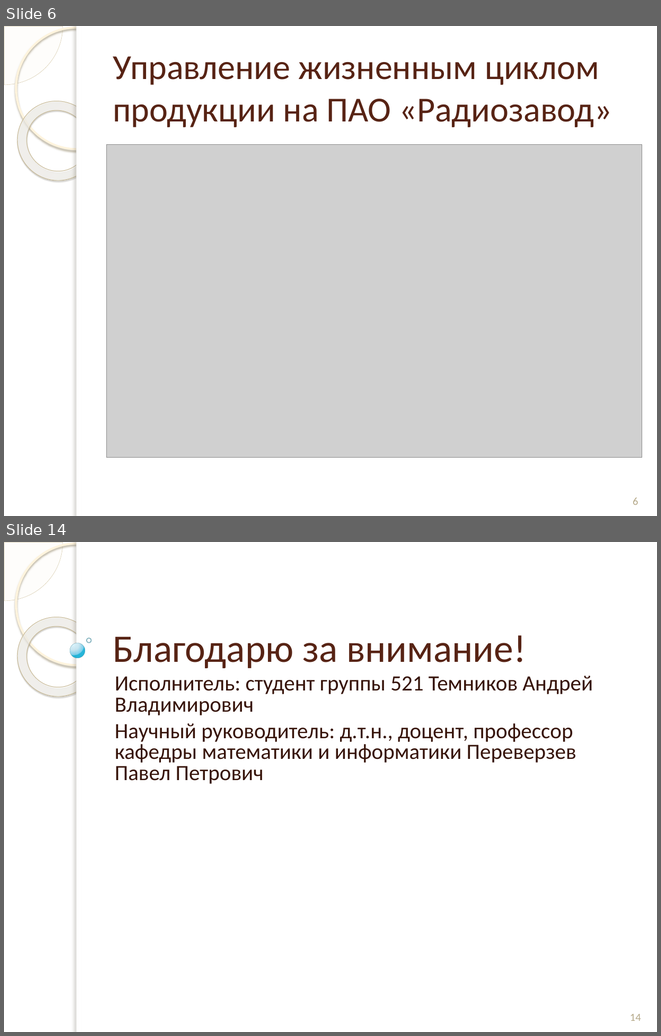
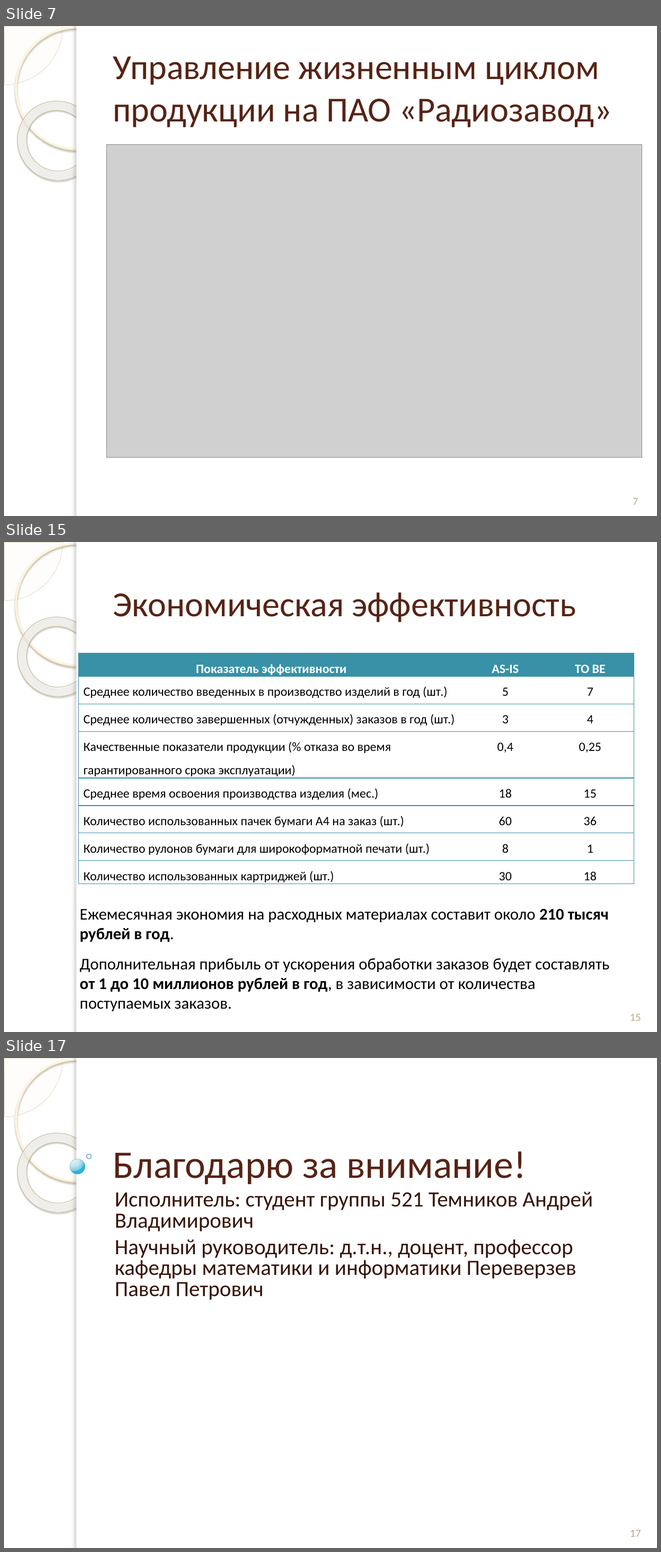
Before and after one commit to andreytemn/university, a slide deck: diplom/Темников раздатки к диплому.pptx. Shown one above the other, each under a label of ours: slides 6 and 14 before the commit, slides 7, 15 and 17 after it; the slides between them are not shown. The pictures are 661x1036 and 661x1552 pixels, drawn with LibreOffice and Linux fonts; fonts in the diff are those of the drawing; grey boxes stand for pictures; background and template pictures are left out. Boxes give left, top, right and bottom in pixels: in the first picture for what was removed or moved away, otherwise in the second. Text is boxed around its words. In the diff, an @@ line names an element or a change of style, - is before the commit and + after.

```diff
--- a/diplom/Темников раздатки к диплому.pptx
+++ b/diplom/Темников раздатки к диплому.pptx
@@ slide 15 added at box(4, 542, 657, 1032), background picture (left out); not listed: 5 template elements that a slide beside it also shows @@
@@ title added at box(113, 592, 576, 622), 38.7 pt, text #572314 @@
+Экономическая эффективность
@@ table added at box(78, 653, 634, 884), 8 rows, 3 columns @@
+Показатель эффективности | AS-IS | TO BE
+Среднее количество введенных в производство изделий в год (шт.) | 5 | 7
+Среднее количество завершенных (отчужденных) заказов в год (шт.) | 3 | 4
+Качественные показатели продукции (% отказа во время гарантированного срока эксплуатации) | 0,4 | 0,25
+Среднее время освоения производства изделия (мес.) | 18 | 15
+Количество использованных пачек бумаги А4 на заказ (шт.) | 60 | 36
+Количество рулонов бумаги для широкоформатной печати (шт.) | 8 | 1
+Количество использованных картриджей (шт.) | 30 | 18
@@ text added at box(80, 908, 609, 1011), 18 pt, text #000000 @@
+Ежемесячная экономия на расходных материалах составит около 210 тысяч рублей в год.
+Дополнительная прибыль от ускорения обработки заказов будет составлять от 1 до 10 миллионов рублей в год, в зависимости от количества поступаемых заказов.
@@ page number added at box(630, 1014, 641, 1021), 12 pt, text #B6A98A @@
+15
@@ what was slide 6 is now slide 7 @@
@@ page number at box(633, 498, 638, 505): text changed @@
-6
+7
@@ what was slide 14 is now slide 17 @@
@@ page number at box(630, 1530, 641, 1537): text changed @@
-14
+17
```
Also in this commit, not shown: 9 slides changed, 2 other slides added, 59 other files.
